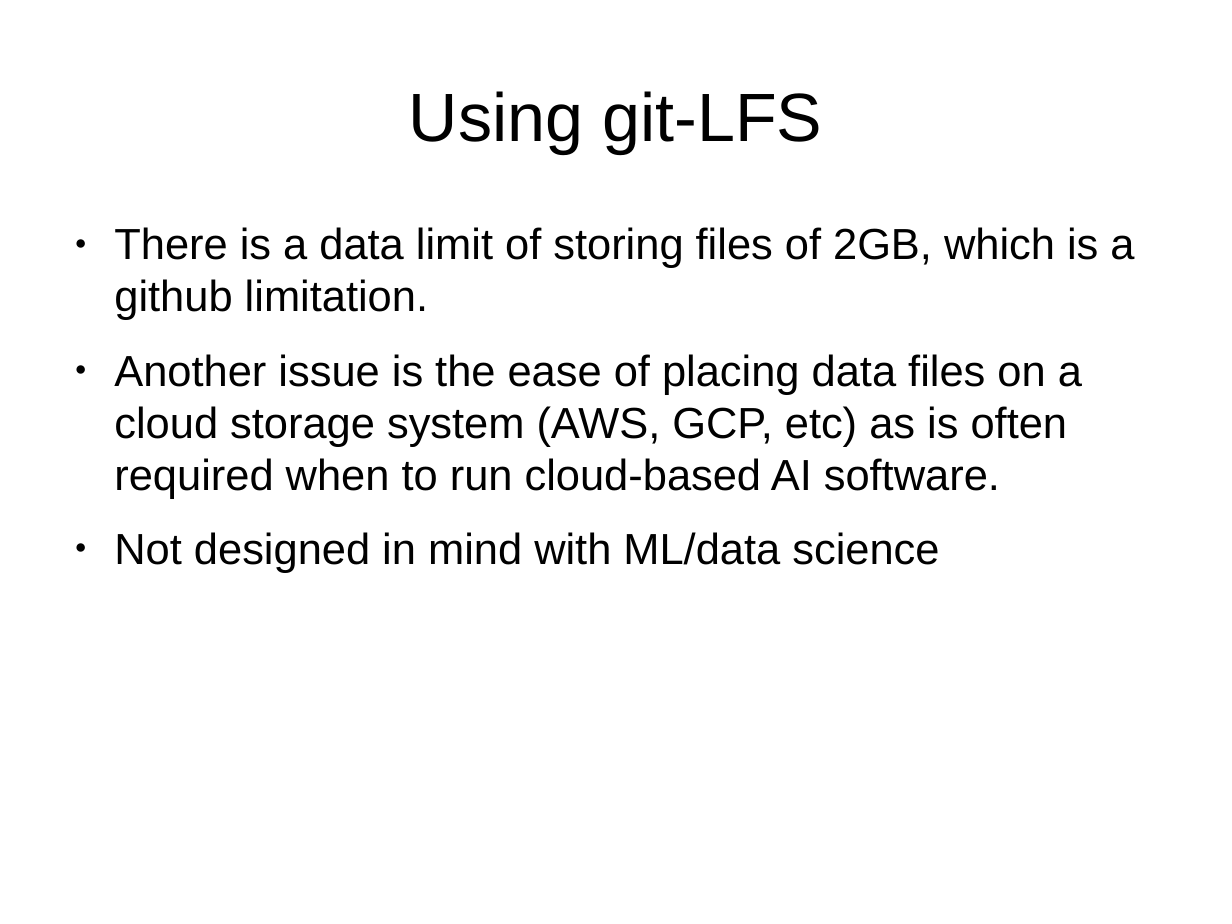
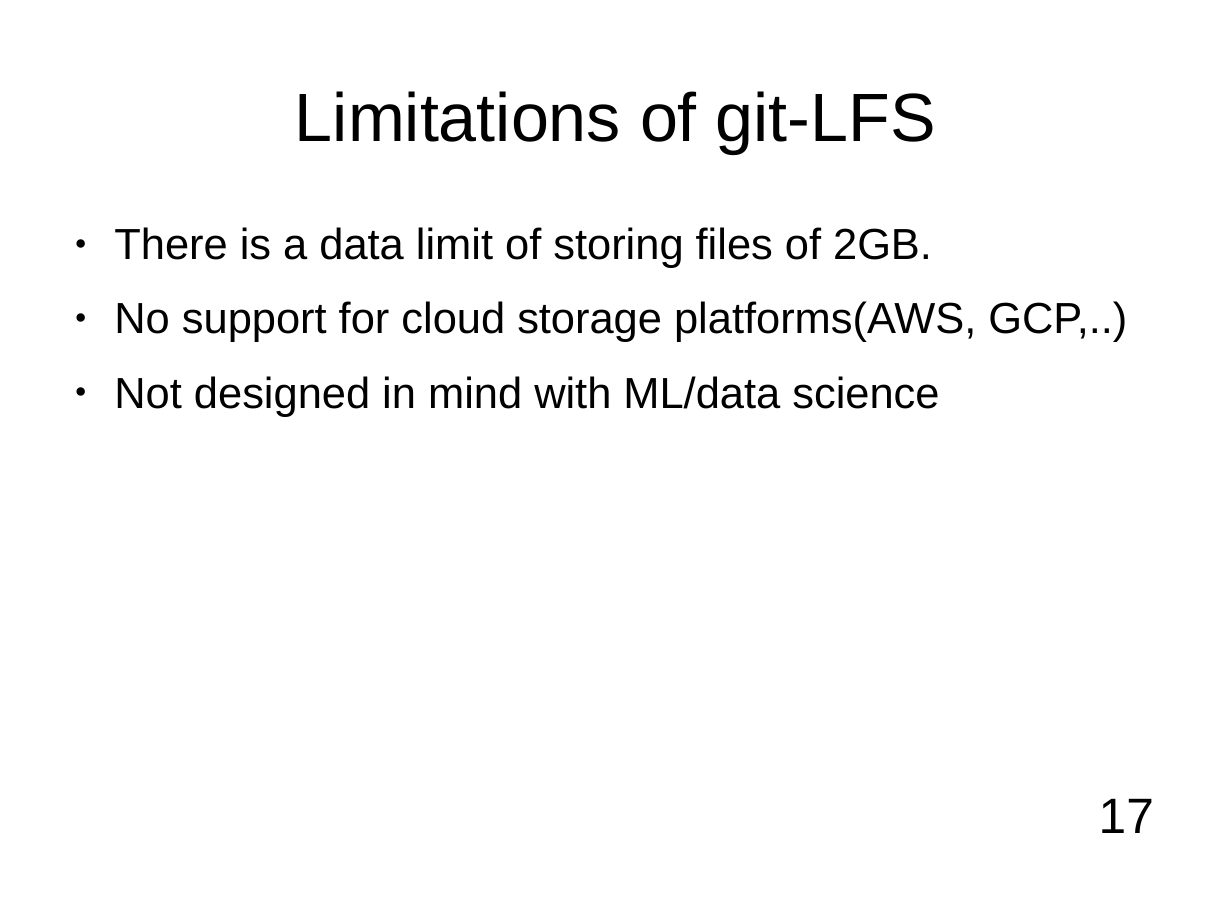
Before and after one commit to kurianbenoy/Talks, a slide deck: slide 17 of Pycon India/Talks.odp. Drawn at 1232x924 pixels with LibreOffice and Linux fonts; fonts in the diff are those of the drawing; background and template pictures are left out. Boxes give left, top, right and bottom in pixels: in the first picture for what was removed or moved away, otherwise in the second. Text is boxed around its words. In the diff, an @@ line names an element or a change of style, - is before the commit and + after.

```diff
--- a/Pycon India/Talks.odp
+++ b/Pycon India/Talks.odp
@@ title at box(295, 91, 936, 153): text changed @@
-Using git-LFS
+Limitations of git-LFS
@@ text at box(114, 227, 1127, 342): text changed @@
-● There is a data limit of storing files of 2GB, which is a github limitation.
-● Another issue is the ease of placing data files on a cloud storage system (AWS, GCP, etc) as is often required when to run cloud-based AI software.
+● There is a data limit of storing files of 2GB.
+● No support for cloud storage platforms(AWS, GCP,..)
@@ text added at box(1099, 798, 1154, 833), 32 pt, text #000000 @@
+17
```
Also in this commit, not shown: 34 other slides changed, 1 slide added, 1 slide removed, 7 other files.
